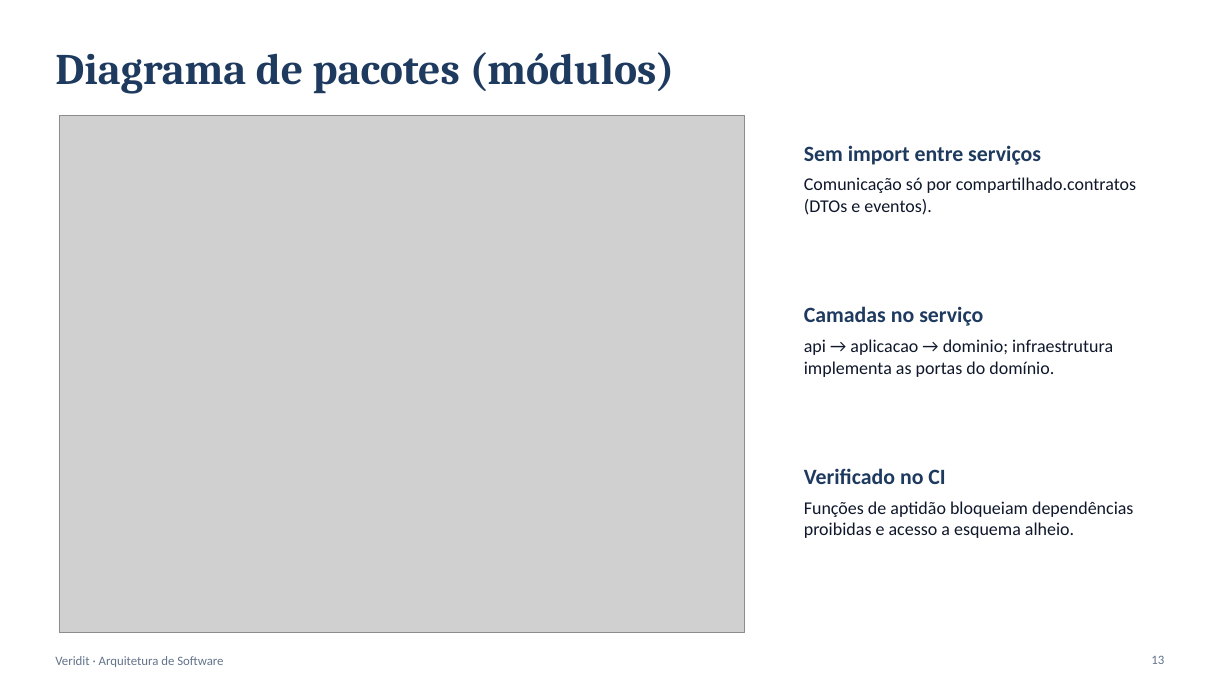
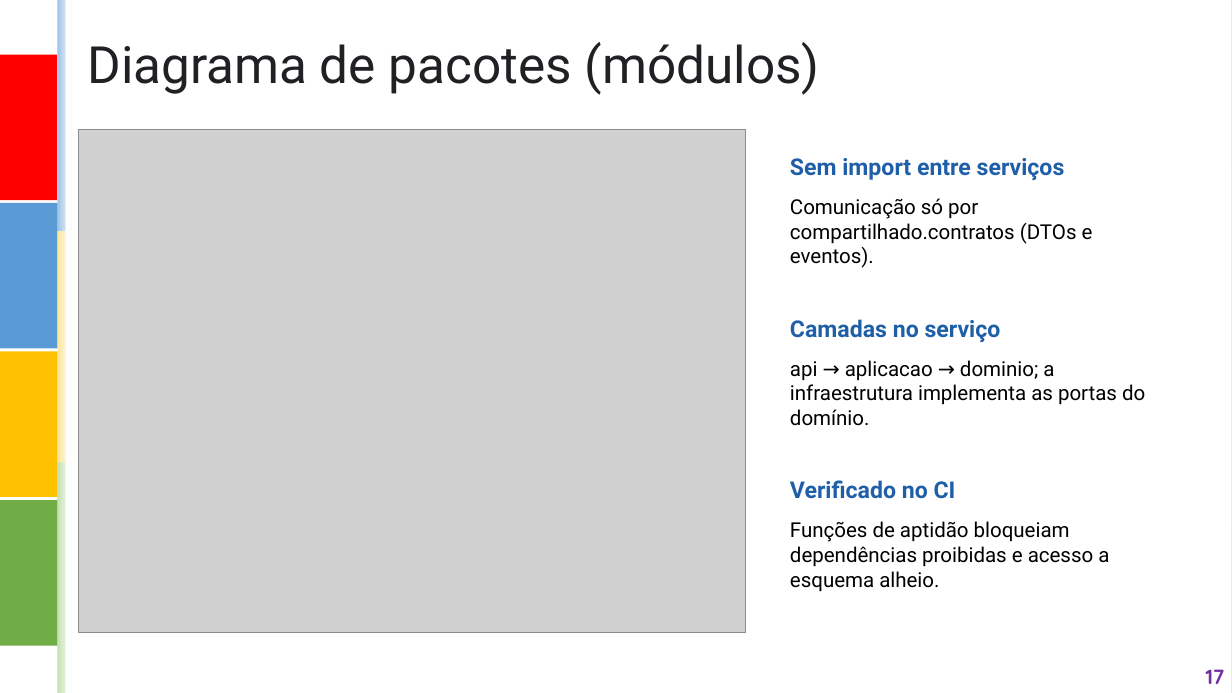
Before and after one commit to cauaalmeida01/projeto2, a slide deck: slide 17 of entregas/veridit-apresentacao-arquitetura.pptx (slide 13 before the commit). Drawn at 1232x693 pixels with LibreOffice and Linux fonts; fonts in the diff are those of the drawing; grey boxes stand for pictures. Boxes give left, top, right and bottom in pixels: in the first picture for what was removed or moved away, otherwise in the second. Text is boxed around its words. In the diff, an @@ line names an element or a change of style, - is before the commit and + after.

```diff
--- a/entregas/veridit-apresentacao-arquitetura.pptx
+++ b/entregas/veridit-apresentacao-arquitetura.pptx
@@ background #FFFFFF to gradient #FFFFFF to #FFC000 @@
@@ group added at <box>0,0,1232,693</box>: 8 rectangles @@
@@ text "Diagrama de pacotes (módulos)": place and size @@
-text "Diagrama de pacotes (módulos)" at <box>55,52,675,94</box>
+text "Diagrama de pacotes (módulos)" at <box>87,42,820,95</box>
@@ text "Diagrama de pacotes (módulos)" at <box>87,42,820,95</box>: size 34 to 40 pt, font Cambria to Roboto, text colour #1E3A5F to #202124, bold off; alignment left to justified; line spacing 1 to 1.15; vertical alignment middle to top @@
@@ rectangle added at <box>0,55,56,200</box>, fill #FF0000 @@
@@ picture: place and size @@
-picture at <box>59,116,745,633</box>
+picture at <box>79,129,746,633</box>
@@ size 17 to 18 pt, font Calibri to Roboto, text colour #1E3A5F to #1F5FA8; vertical alignment middle to top in 3 elements at <box>790,319,1001,342</box>, <box>790,480,956,499</box>, <box>790,158,1065,180</box> @@
@@ text "Sem import entre serviços": place and size @@
-text "Sem import entre serviços" at <box>804,145,1041,165</box>
+text "Sem import entre serviços" at <box>790,158,1065,180</box>
@@ text "Comunicação só por compartilhado.contratos (DTOs ...": place and size @@
-text "Comunicação só por compartilhado.contratos (DTOs ..." at <box>804,177,1136,215</box>
+text "Comunicação só por compartilhado.contratos (DTOs ..." at <box>790,198,1093,268</box>
@@ text "Comunicação só por compartilhado.contratos (DTOs ..." at <box>790,198,1093,268</box>: size 14 to 16 pt, font Calibri to Roboto, text colour #0F172A to #000000 @@
@@ text "Camadas no serviço": place and size @@
-text "Camadas no serviço" at <box>804,306,983,326</box>
+text "Camadas no serviço" at <box>790,319,1001,342</box>
@@ text at <box>790,360,1145,426</box>: text changed; size 14 to 16 pt; font Calibri to Roboto; text colour #0F172A to #000000 @@
-api → aplicacao → dominio; infraestrutura implementa as portas do domínio.
+api → aplicacao → dominio; a infraestrutura implementa as portas do domínio.
@@ text "Verificado no CI": place and size @@
-text "Verificado no CI" at <box>804,468,945,484</box>
+text "Verificado no CI" at <box>790,480,956,499</box>
@@ text "Funções de aptidão bloqueiam dependências ..." at <box>790,521,1109,592</box>: size 14 to 16 pt, font Calibri to Roboto, text colour #0F172A to #000000 @@
@@ text "Funções de aptidão bloqueiam dependências ...": place and size @@
-text "Funções de aptidão bloqueiam dependências ..." at <box>804,501,1133,538</box>
+text "Funções de aptidão bloqueiam dependências ..." at <box>790,521,1109,592</box>
@@ text removed at <box>55,656,223,667</box> @@
-Veridit · Arquitetura de Software
@@ page number removed at <box>1151,655,1164,664</box> @@
-13
@@ page number added at <box>1206,669,1225,684</box>, 16 pt, text #7030A0, bold @@
+17
```
Also in this commit, not shown: 14 other slides changed, 5 slides added, 1 slide removed, 2 other files.
